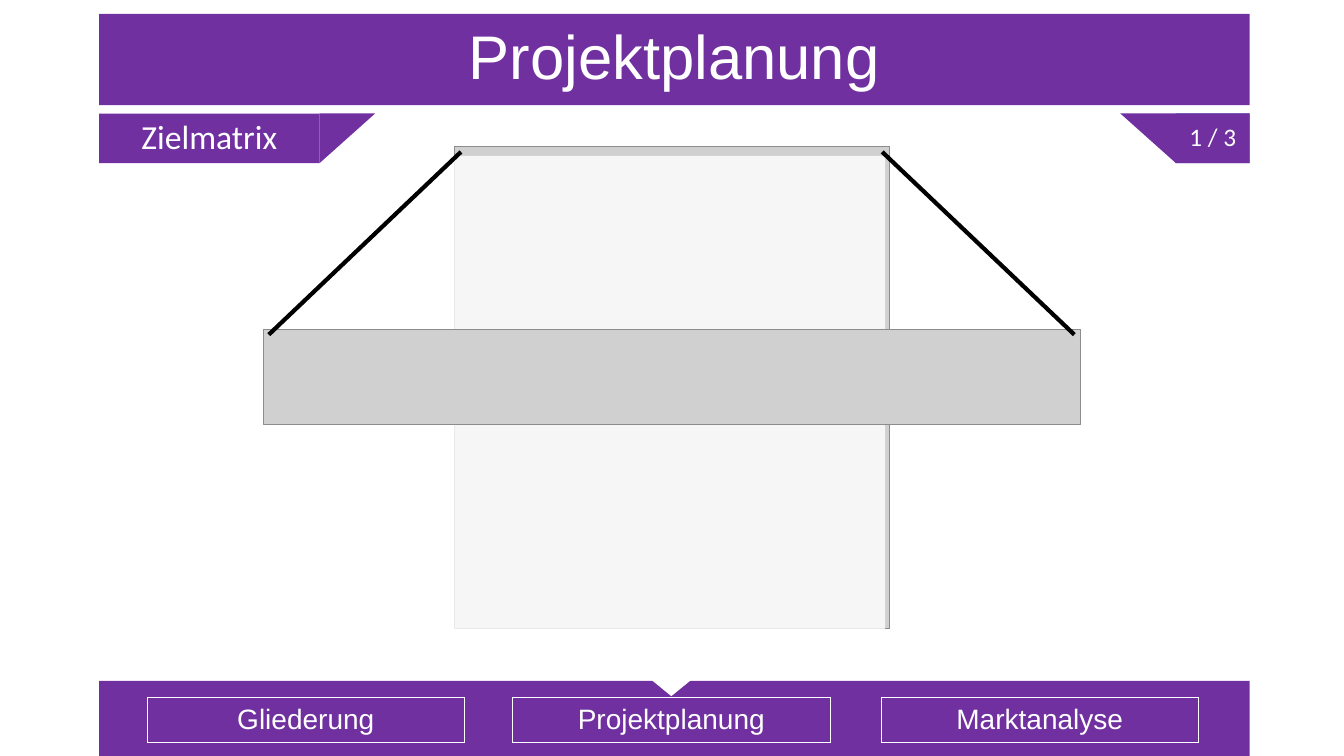
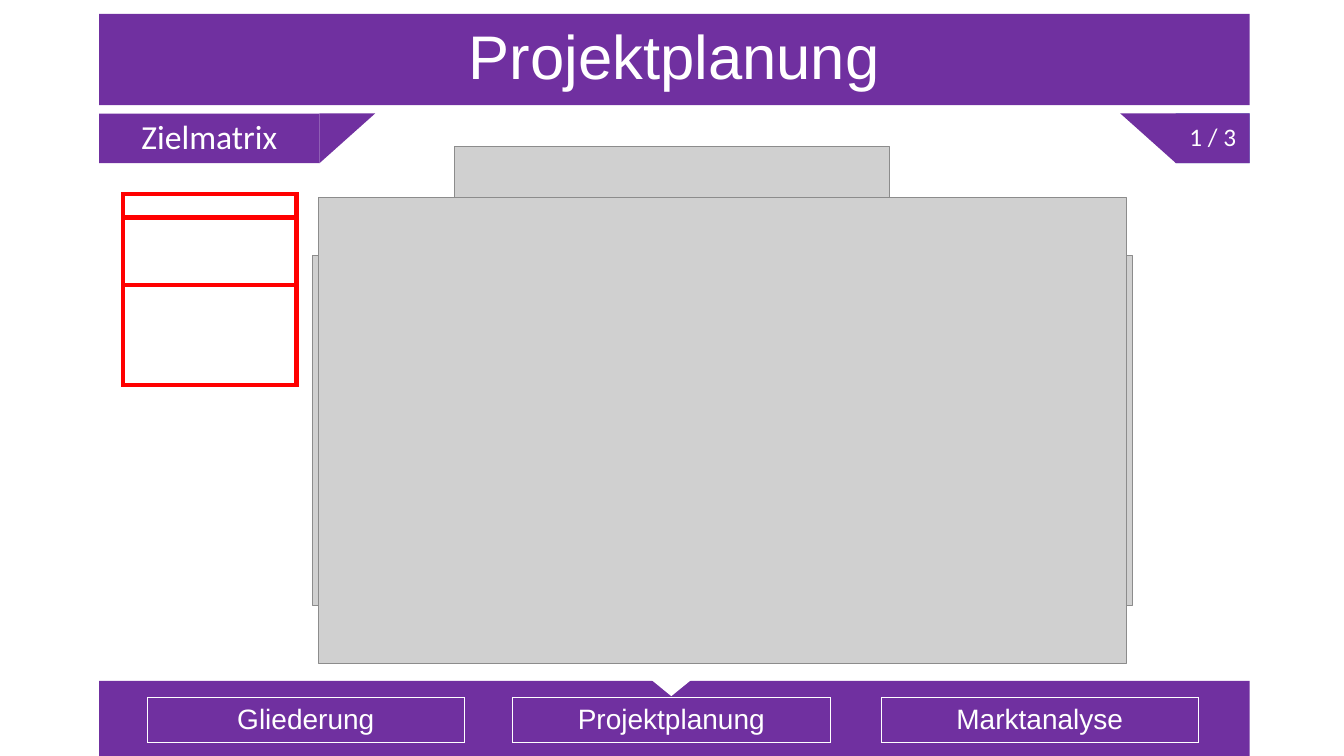
Before and after one commit to Sl0thking/mp_gproz_scrumiverse, a slide deck: slide 3 of 5_Präsentation/Projektpräsentation.pptx. Drawn at 1344x756 pixels with LibreOffice and Linux fonts; fonts in the diff are those of the drawing; grey boxes stand for pictures. Boxes give left, top, right and bottom in pixels: in the first picture for what was removed or moved away, otherwise in the second. Text is boxed around its words. In the diff, an @@ line names an element or a change of style, - is before the commit and + after.

```diff
--- a/5_Präsentation/Projektpräsentation.pptx
+++ b/5_Präsentation/Projektpräsentation.pptx
@@ line removed from (269, 335) to (461, 152) @@
@@ rectangle removed at (x1=450, y1=156, x2=885, y2=676) @@
@@ line removed from (1075, 335) to (882, 152) @@
@@ rectangle added at (x1=123, y1=194, x2=297, y2=217), outline #FF0000 3 pt @@
@@ picture added at (x1=319, y1=198, x2=1127, y2=664) @@
@@ rectangle added at (x1=123, y1=218, x2=297, y2=285), outline #FF0000 3 pt @@
@@ picture added at (x1=313, y1=255, x2=1132, y2=606) @@
@@ rectangle added at (x1=123, y1=285, x2=297, y2=385), outline #FF0000 3 pt @@
@@ picture moved from (x1=264, y1=330, x2=1081, y2=424) to (x1=313, y1=349, x2=1129, y2=444) @@
```
Also in this commit, not shown: 3 other slides changed, 3 slides removed.
